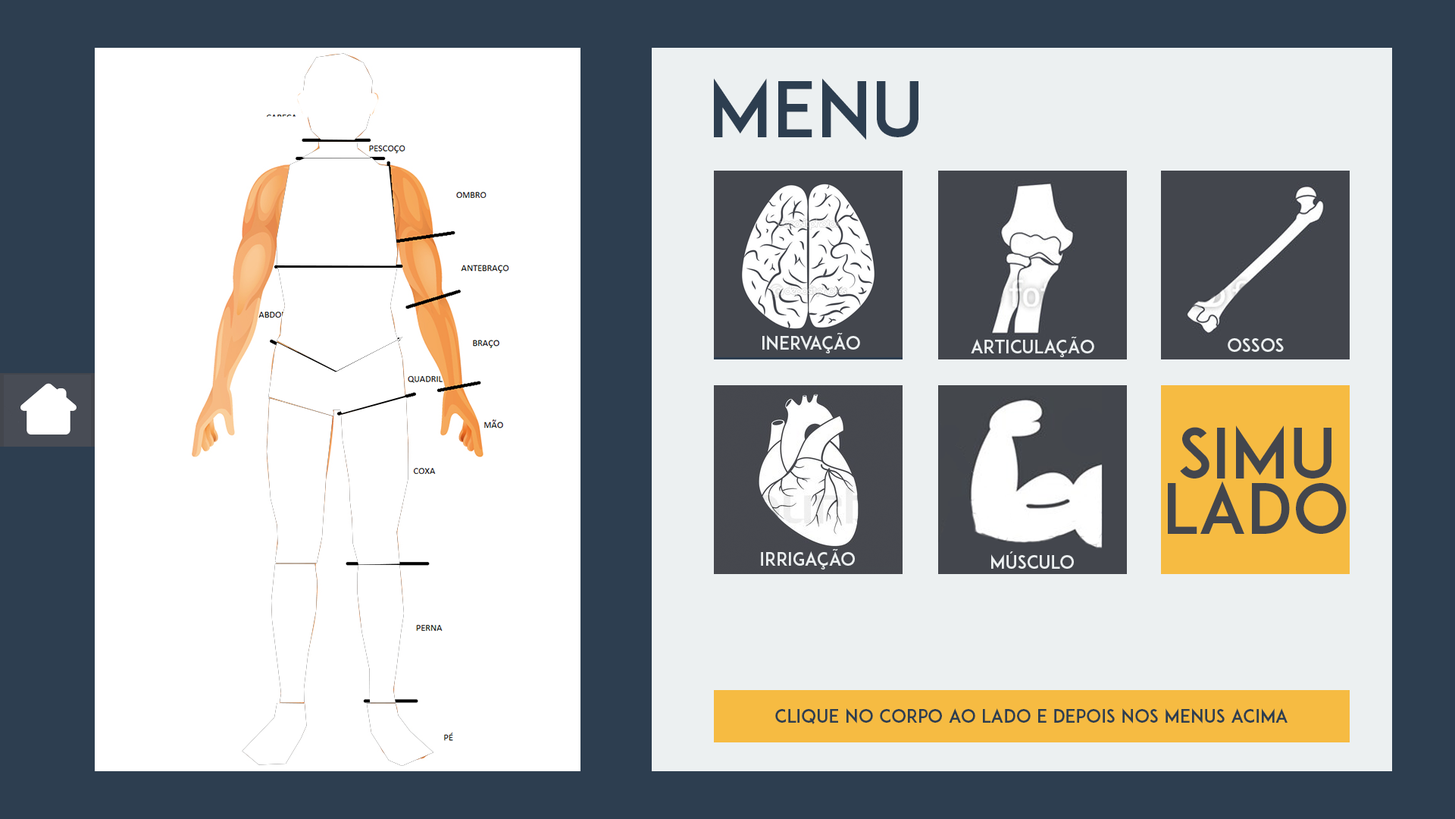
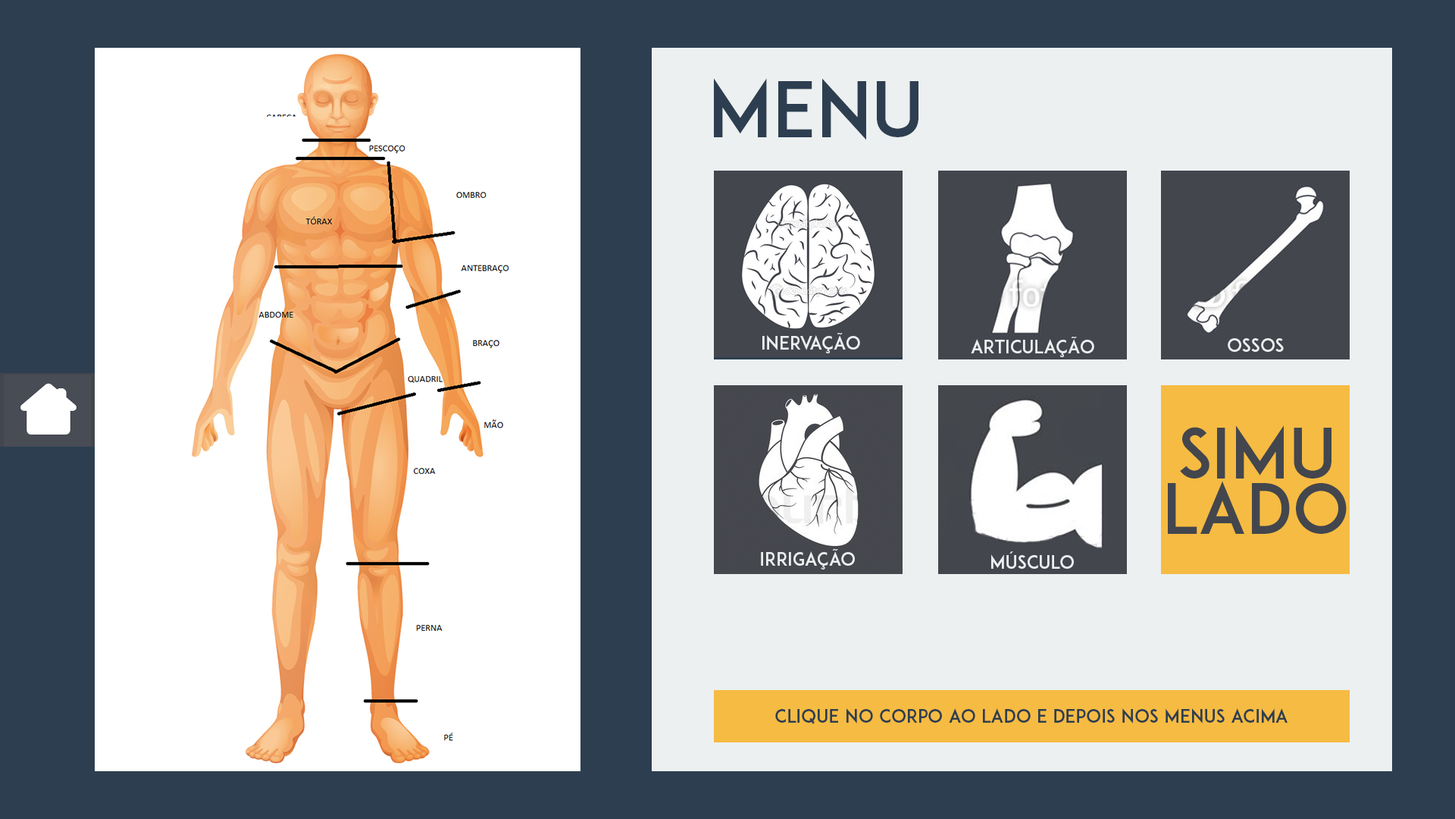
Two versions of the same layered image (1455 × 819). Layer-by-layer changes:
hid "abdome" over 276, 266, 398, 372
hid "quadril" over 268, 336, 406, 417
hid group "coxa" (2 layers) over 266, 396, 409, 565
hid "coxa esquarda" over 341, 396, 409, 565
hid "coxa direita" over 266, 397, 333, 564
hid group "perna" (2 layers) over 271, 563, 405, 703
hid group "pes" (2 layers) over 241, 702, 434, 766
hid "torax" over 276, 156, 398, 267
hid "pescoco" over 301, 141, 373, 160
hid "cabeca" over 297, 53, 379, 141
